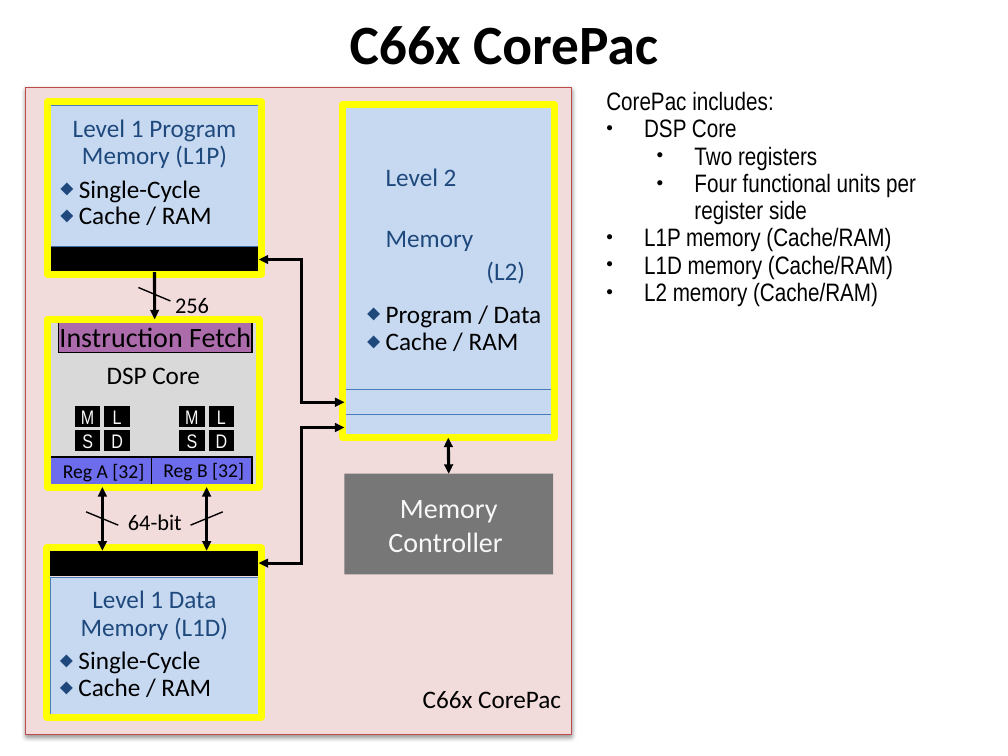
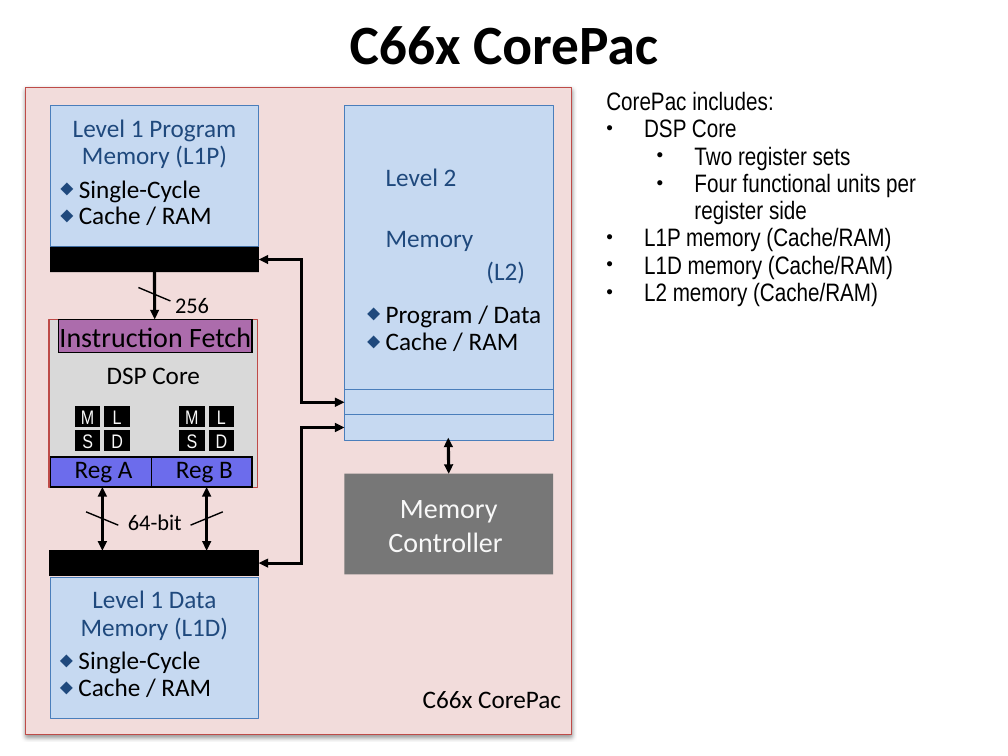
Before and after one commit to hari1989/keystone-workshop, a slide deck: slide 4 of slides/Corepac Performance.pptx. Drawn at 1008x756 pixels with LibreOffice and Linux fonts; fonts in the diff are those of the drawing; background and template pictures are left out. Boxes give left, top, right and bottom in pixels: in the first picture for what was removed or moved away, otherwise in the second. Text is boxed around its words. In the diff, an @@ line names an element or a change of style, - is before the commit and + after.

```diff
--- a/slides/Corepac Performance.pptx
+++ b/slides/Corepac Performance.pptx
@@ rectangle removed at box(47, 102, 262, 274) @@
@@ rectangle removed at box(342, 105, 554, 437) @@
@@ text at box(694, 146, 851, 171): text changed @@
-    • Two registers
+    • Two register sets
@@ rectangle removed at box(47, 320, 259, 488) @@
@@ text in rectangle at box(75, 457, 133, 483): text changed; size 14 to 18 pt @@
-Reg A [32]
+Reg A
@@ text in rectangle at box(176, 457, 233, 483): text changed; size 14 to 18 pt @@
-Reg B [32]
+Reg B
@@ rectangle removed at box(47, 548, 262, 718) @@
```
Also in this commit, not shown: 13 other slides changed, 6 other files.
